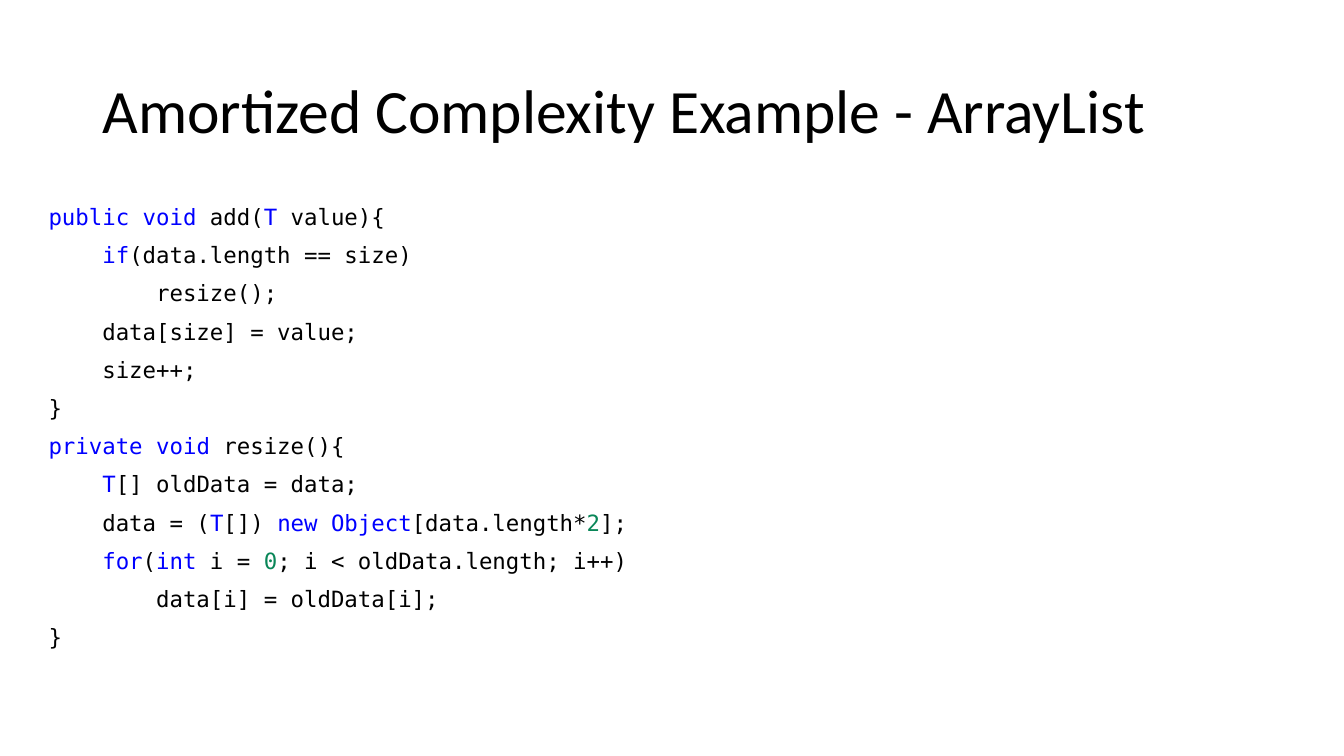
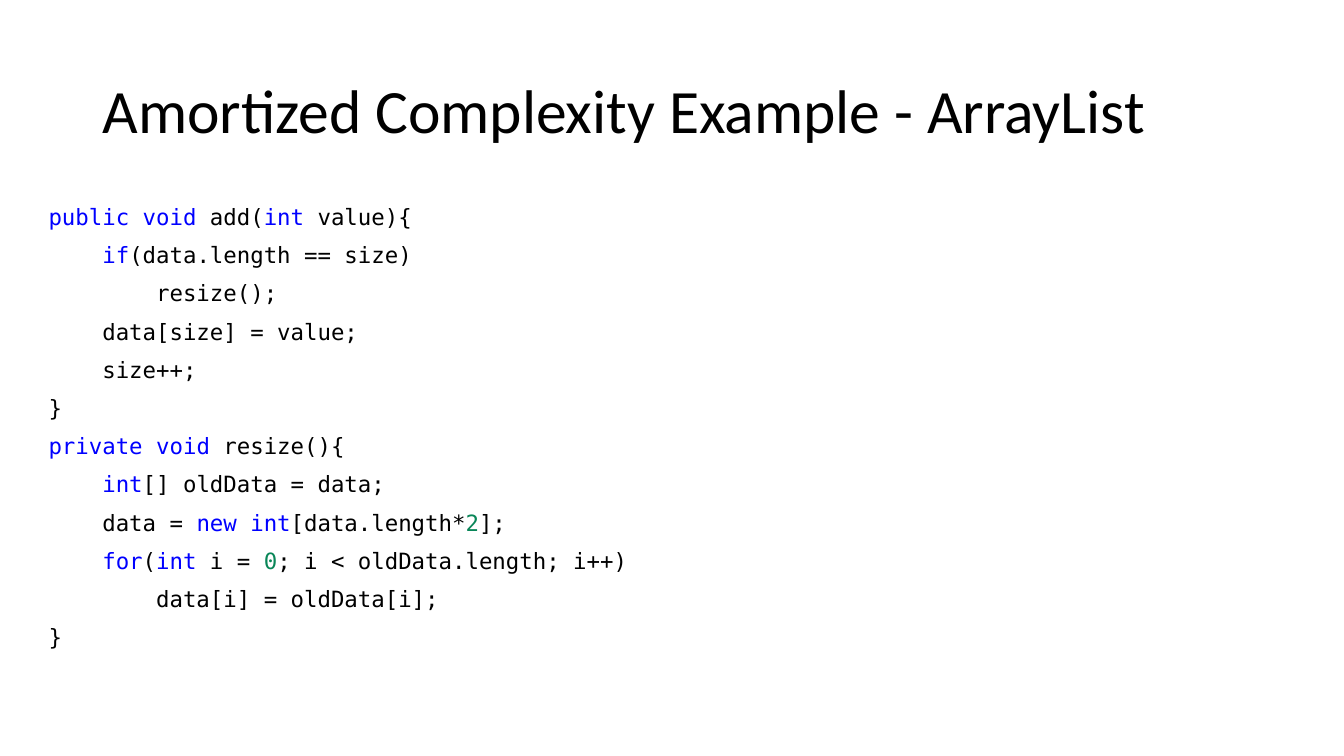
Before and after one commit to natebrunelle/cse332, a slide deck: slide 29 of markdown/files/slides/lecture2_analysis1.pptx (slide 25 before the commit). Drawn at 1344x756 pixels with LibreOffice and Linux fonts; fonts in the diff are those of the drawing; grey boxes stand for pictures. Boxes give left, top, right and bottom in pixels: in the first picture for what was removed or moved away, otherwise in the second. Text is boxed around its words. In the diff, an @@ line names an element or a change of style, - is before the commit and + after.

```diff
--- a/markdown/files/slides/lecture2_analysis1.pptx
+++ b/markdown/files/slides/lecture2_analysis1.pptx
@@ text at (x1=49, y1=208, x2=412, y2=230): text changed @@
-public void add(T value){
+public void add(int value){
@@ text at (x1=102, y1=475, x2=506, y2=536): text changed @@
-T[] oldData = data;
-data = (T[]) new Object[data.length*2];
+int[] oldData = data;
+data = new int[data.length*2];
```
Also in this commit, not shown: 12 other slides changed, 7 slides added, 3 slides removed, 2 other files.
